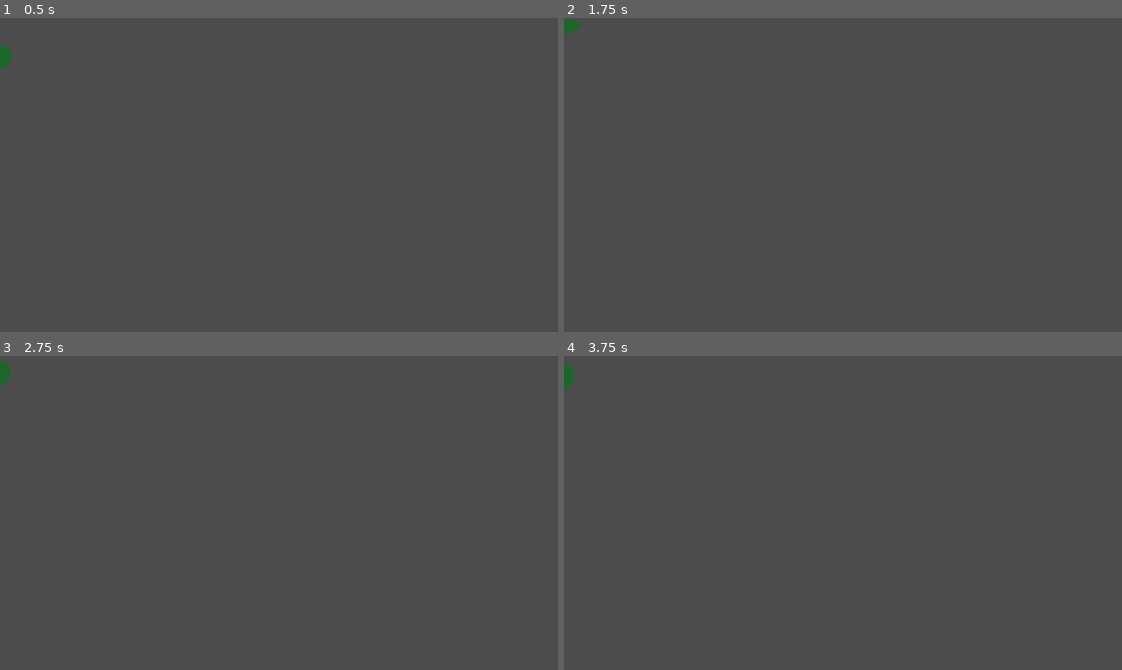
Above: before the commit, frames 1-4 (two rows, left to right).
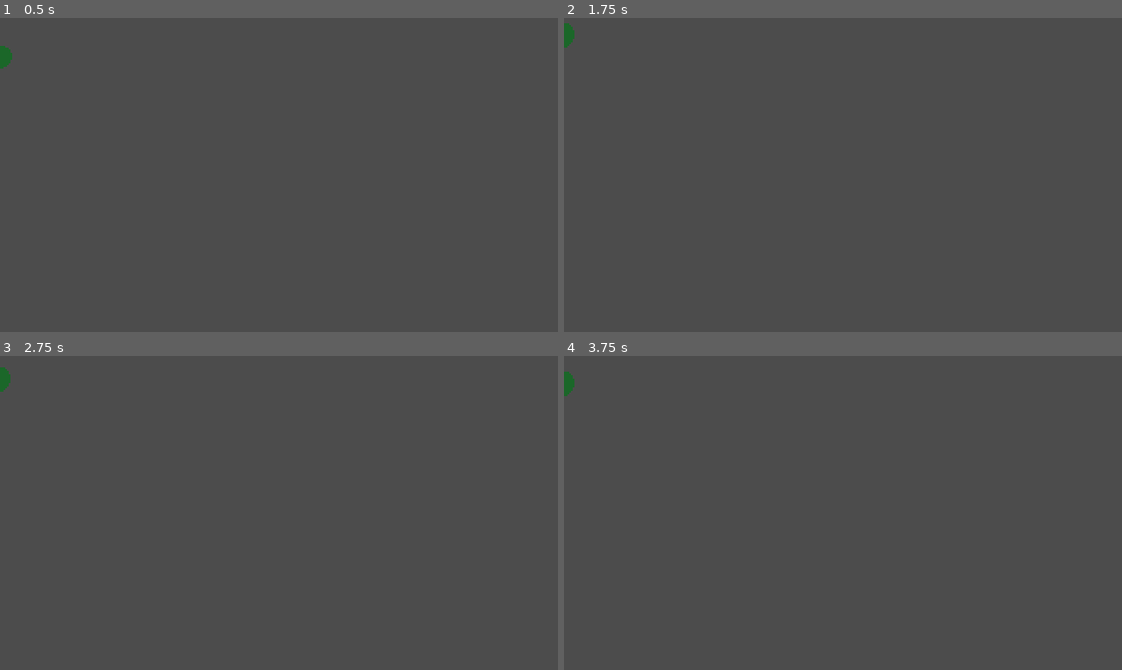
Above: after the commit, the same moments.

Repository: Triceru179/GameJam5
Game: Godot game, scene res://actors/enemies/slime/Slime.tscn
Same seed, same stepped clock (60 frames per second), same inputs: the game is played once before the commit and once after it. This scene is started directly instead of the project's main scene.
Inputs (mouse positions are in pixels of both pictures, inside the frame that each line leads up to):
- Up to frame 1 (0.5 s): no input
- Up to frame 2 (1.75 s): tap Enter (action_accept) at 0.5, 0.6, 1.25 s; move the mouse to (965, 159) at 0.52 s; hold E (action_color_swap_right) 0.53-1.28 s; move the mouse to (731, 190) at 1.27 s; hold S (action_down) from 1.28 s (still down); right-click (731, 190) at 1.35 s
- Up to frame 3 (2.75 s): move the mouse to (334, 443) at 2.02 s; release S (action_down) at 2.03 s; hold E (action_color_swap_right) from 2.03 s (still down); click (334, 443) at 2.1 s
- Up to frame 4 (3.75 s): move the mouse to (815, 575) at 2.77 s; release E (action_color_swap_right) at 2.78 s; hold W (action_up) 2.78-3.53 s; tap Enter (action_accept) at 2.85 s; move the mouse to (1010, 560) at 3.52 s; hold Q (action_color_swap_left) from 3.53 s (still down); hold Right mouse button (action_dash) from 3.53 s (still down)

Frame 1 is identical in both runs. In frame 2, 0.1% of the frame differs, in the area x 0-4%, y 0-10%; in frame 3, less than 0.1%; in frame 4, less than 0.1%.
Error in both runs: Attempt to call function 'get_player_direction_to' in base 'null instance' on a null instance. (res://actors/enemies/slime/slime_behaviour.gd:68)

Commit message:
Fixed errors and modified slime animation

Diff:
--- a/actors/enemies/slime/Slime.tscn
+++ b/actors/enemies/slime/Slime.tscn
@@ -95,9 +95,9 @@
 "values": [ 0, 1, 2, 1 ]
 }
 
-[sub_resource type="Animation" id=7]
+[sub_resource type="Animation" id=3]
 resource_name = "move"
-length = 0.7
+length = 0.9
 step = 0.05
 tracks/0/type = "value"
 tracks/0/path = NodePath("Pivot/BodyPivot/Body:frame")
@@ -106,10 +106,10 @@
 tracks/0/imported = false
 tracks/0/enabled = true
 tracks/0/keys = {
-"times": PoolRealArray( 0, 0.1, 0.2, 0.3, 0.55, 0.7, 0.8, 0.9 ),
-"transitions": PoolRealArray( 1, 1, 1, 1, 1, 1, 1, 1 ),
-"update": 1,
-"values": [ 1, 2, 4, 5, 6, 3, 2, 1 ]
+"times": PoolRealArray( 0, 0.1, 0.2, 0.3, 0.55, 0.7, 0.8 ),
+"transitions": PoolRealArray( 1, 1, 1, 1, 1, 1, 1 ),
+"update": 1,
+"values": [ 1, 2, 4, 5, 6, 2, 1 ]
 }
 tracks/1/type = "method"
 tracks/1/path = NodePath(".")
@@ -162,8 +162,7 @@
 "values": [ false, true ]
 }
 
-[sub_resource type="Animation" id=3]
-resource_name = "prepare"
+[sub_resource type="Animation" id=4]
 length = 0.9
 tracks/0/type = "value"
 tracks/0/path = NodePath("Pivot/BodyPivot/Body:frame")
@@ -201,30 +200,30 @@
 playback_process_mode = 0
 anims/attack = SubResource( 1 )
 anims/idle = SubResource( 2 )
-anims/move = SubResource( 7 )
-anims/prepare = SubResource( 3 )
+anims/move = SubResource( 3 )
+anims/prepare = SubResource( 4 )
 
 [node name="BodyShadow" parent="Pivot/BodyPivot" index="0"]
 reference_sprite = NodePath("../Body")
 
 [node name="Body" parent="Pivot/BodyPivot" index="1"]
-material = SubResource( 4 )
+material = SubResource( 5 )
 texture = ExtResource( 2 )
 offset = Vector2( 0, -14 )
 hframes = 7
-frame = 2
+frame = 1
 
 [node name="Pushbox" parent="." index="2"]
 visible = true
 position = Vector2( 0, -2 )
-shape = SubResource( 5 )
+shape = SubResource( 6 )
 
 [node name="Hurtbox" parent="." index="3"]
 visible = false
 
 [node name="CollisionShape2D" parent="Hurtbox" index="0"]
 position = Vector2( 0, -5 )
-shape = SubResource( 6 )
+shape = SubResource( 7 )
 
 [node name="AttackCooldown" parent="." index="6"]
 wait_time = 4.0
@@ -244,7 +243,7 @@
 one_shot = true
 
 [node name="JumpCooldown" type="Timer" parent="." index="12"]
-wait_time = 0.3
+wait_time = 0.1
 one_shot = true
 [connection signal="animation_finished" from="AnimationPlayer" to="." method="_on_AnimationPlayer_animation_finished"]
 
--- a/menu/pause_menu/PauseMenu.tscn
+++ b/menu/pause_menu/PauseMenu.tscn
@@ -2,7 +2,7 @@
 
 [ext_resource path="res://menu/pause_menu/pause_menu.gd" type="Script" id=1]
 [ext_resource path="res://menu/ChiKareGo2.ttf" type="DynamicFontData" id=2]
-[ext_resource path="res://autoload/black_texture.png" type="Texture" id=3]
+[ext_resource path="res://menu/pause_menu/white_texture.png" type="Texture" id=3]
 [ext_resource path="res://menu/Chicago.tres" type="DynamicFont" id=4]
 
 [sub_resource type="DynamicFont" id=1]
@@ -17,7 +17,7 @@
 
 [node name="Background" type="TextureRect" parent="."]
 visible = false
-modulate = Color( 1, 1, 1, 0.45098 )
+modulate = Color( 0, 0, 0, 0.45098 )
 anchor_right = 1.0
 anchor_bottom = 1.0
 texture = ExtResource( 3 )
Not shown: 1 places in actors/enemies/slime/Slime.tscn that only renumber resources
Binary file added: menu/pause_menu/white_texture.png
Not shown, added: menu/pause_menu/white_texture.png.import
